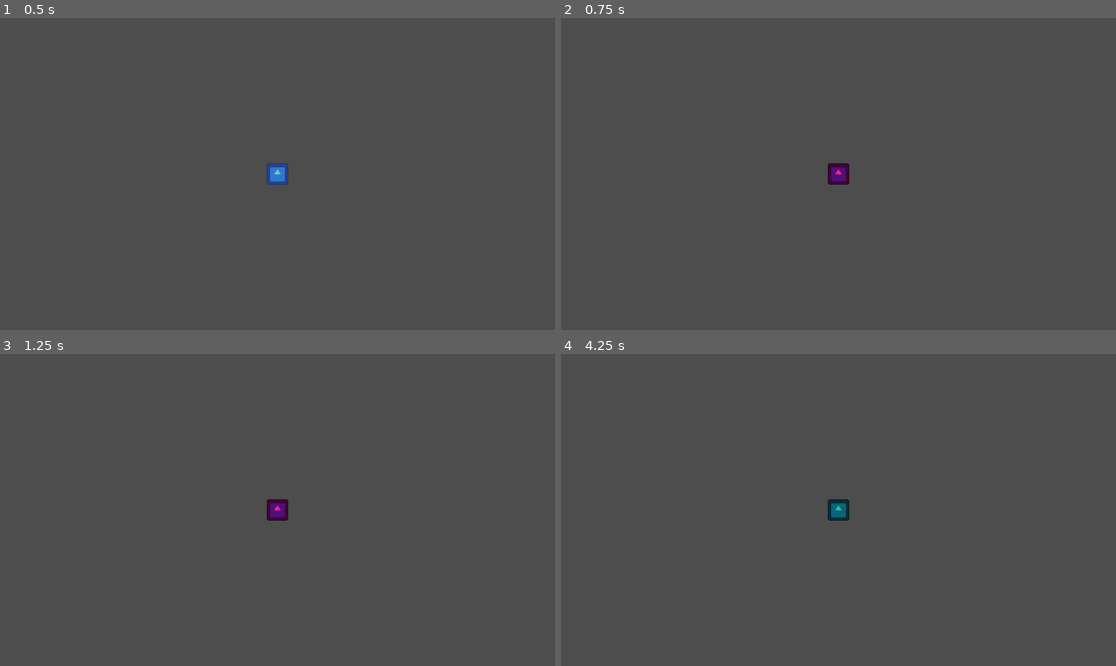
Above: before the commit, frames 1-4 (two rows, left to right).
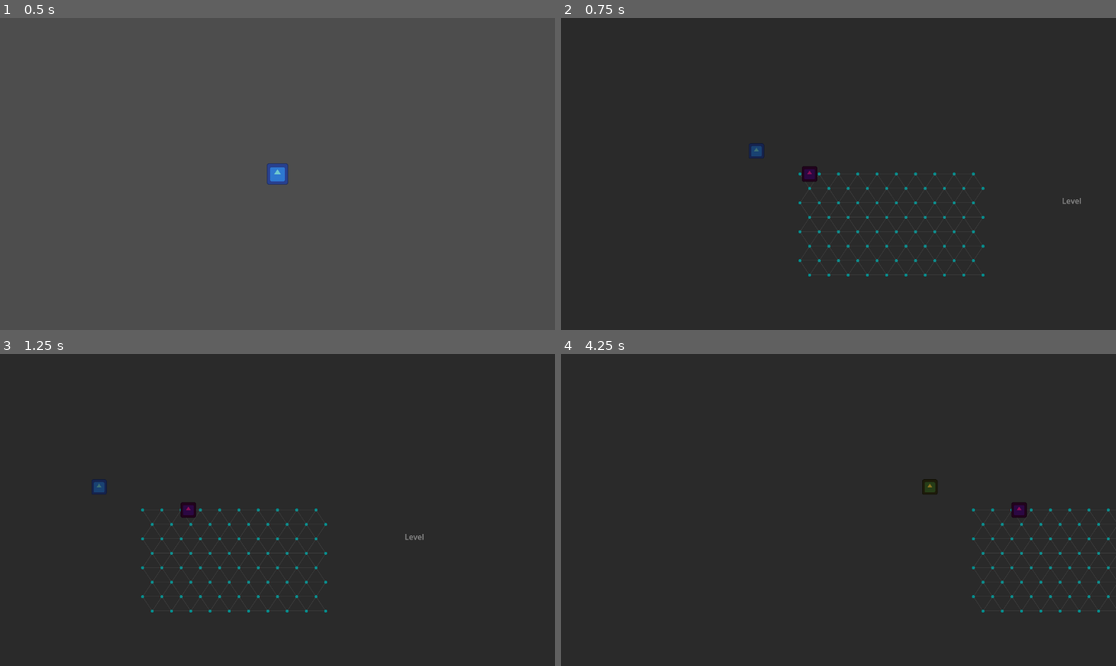
Above: after the commit, the same moments.

Repository: pieeks/NewGameRepo
Game: Godot game, scene res://scene/test_world.tscn
Two runs of this game, one before a commit and one after it. Both use one fixed random seed, a clock stepped at 60 frames per second and the inputs below. This scene is started directly instead of the project's main scene. The engine's default icon, where the game draws it, is replaced by a stand-in: a white triangle on a blue panel in a dark square.
Inputs (mouse positions are in pixels of both pictures, inside the frame that each line leads up to):
- Up to frame 1 (0.5 s): no input
- Up to frame 2 (0.75 s): tap Enter at 0.5 s; move the mouse to (960, 158) at 0.52 s; hold D (move_right) from 0.53 s (still down); hold F (action_button, bound only after the commit) from 0.53 s (still down); click (960, 158) at 0.6 s
- Up to frame 3 (1.25 s): keep holding D (move_right); keep holding F (action_button, bound only after the commit)
- Up to frame 4 (4.25 s): move the mouse to (727, 525) at 1.27 s; release D (move_right) at 1.28 s; release F (action_button, bound only after the commit) at 1.28 s; hold S (move_down) 1.28-2.03 s; tap F (action_button, bound only after the commit) at 1.35, 2.85 s; click (727, 525) at 1.55 s; tap Space at 2 s; move the mouse to (894, 441) at 2.02 s; hold D (move_right) 2.03-2.78 s; hold F (action_button, bound only after the commit) 2.03-2.78 s; click (894, 441) at 2.1 s; move the mouse to (810, 572) at 2.77 s; hold W (move_up) 2.78-3.53 s; click (810, 572) at 3.05 s; tap Enter at 3.5 s; move the mouse to (1005, 556) at 3.52 s; hold A (move_left) from 3.53 s (still down); hold F (action_button, bound only after the commit) from 3.53 s (still down); click (1005, 556) at 3.6 s

Frame 1 is identical in both runs. In frame 2, 99% of the frame differs, in the area x 0-100%, y 0-100%; in frame 3, 99%; in frame 4, 99%.

Commit message:
Add Fight scene to world scene

Diff:
--- a/project.godot
+++ b/project.godot
@@ -53,6 +53,11 @@
 "events": [Object(InputEventMouseButton,"resource_local_to_scene":false,"resource_name":"","device":-1,"window_id":0,"a …(253 unchanged characters)…
 ]
 }
+action_button={
+"deadzone": 0.2,
+"events": [Object(InputEventKey,"resource_local_to_scene":false,"resource_name":"","device":-1,"window_id":0,"alt_pressed":false,"shift_pressed":false,"ctrl_pressed":false,"meta_pressed":false,"pressed":false,"keycode":0,"physical_keycode":70,"key_label":0,"unicode":102,"location":0,"echo":false,"script":null)
+]
+}
 
 [physics]
 
--- a/scene/fight/test_figth.tscn
+++ b/scene/fight/test_figth.tscn
@@ -6,8 +6,18 @@
 
 [node name="TestFigth" type="Node2D" unique_id=1842162479]
 script = ExtResource("1_grjjh")
+battle_character_scene = ExtResource("3_m217x")
+
+[node name="FightOverlay" type="CanvasLayer" parent="." unique_id=857466965]
+
+[node name="ColorRect" type="ColorRect" parent="FightOverlay" unique_id=642623319]
+anchors_preset = 15
+anchor_right = 1.0
+anchor_bottom = 1.0
+grow_horizontal = 2
+grow_vertical = 2
+color = Color(0, 0, 0, 0.45)
 
 [node name="GridManager" parent="." unique_id=2075479075 instance=ExtResource("2_m88po")]
 
-[node name="1" parent="." unique_id=2123511907 instance=ExtResource("3_m217x")]
-movement_type = 2
+[node name="FightCamera" type="Camera2D" parent="." unique_id=231793123]
--- a/scene/test_world.tscn
+++ b/scene/test_world.tscn
@@ -1,12 +1,14 @@
 [gd_scene format=3 uid="uid://b2m03o7jo2axq"]
 
-[ext_resource type="Script" uid="uid://b1vmqo80vik12" path="res://scripts/test_world.gd" id="1_wysc5"]
-[ext_resource type="PackedScene" uid="uid://dpv175xcbqgya" path="res://scene/lobby.tscn" id="2_muc3x"]
-[ext_resource type="PackedScene" uid="uid://bpv5w7cpt1i77" path="res://scene/character.tscn" id="2_tj50u"]
+[ext_resource type="Script" uid="uid://b1vmqo80vik12" path="res://scripts/test_world.gd" id="1_thbi8"]
+[ext_resource type="PackedScene" uid="uid://bpv5w7cpt1i77" path="res://scene/character.tscn" id="2_errqf"]
+[ext_resource type="PackedScene" uid="uid://dpv175xcbqgya" path="res://scene/lobby.tscn" id="3_7hwpa"]
+[ext_resource type="PackedScene" uid="uid://f3ufcdsu1xr2" path="res://scene/fight/test_figth.tscn" id="3_errqf"]
 
 [node name="TestWorld" type="Node2D" unique_id=1911214217]
-script = ExtResource("1_wysc5")
-player_scene = ExtResource("2_tj50u")
+script = ExtResource("1_thbi8")
+player_scene = ExtResource("2_errqf")
+fight_scene = ExtResource("3_errqf")
 
 [node name="PlayerContainer" type="Node2D" parent="." unique_id=564631683]
 
@@ -35,3 +37,5 @@
 offset_right = 585.0
 offset_bottom = 67.0
 text = "Level"
+
+[node name="FightLayer" type="Node2D" parent="." unique_id=1391193252]
--- a/scripts/fights/grid_manager.gd
+++ b/scripts/fights/grid_manager.gd
@@ -78,8 +78,20 @@
 
 
 func get_action_path(start_world_pos: Vector2, target_world_pos: Vector2) -> PackedVector2Array:
-	var start_id = astar.get_closest_point(start_world_pos)
-	var target_id = astar.get_closest_point(target_world_pos)
+	# Weltkoordinaten in die lokalen Koordinaten dieses GridManagers umrechnen,
+	# damit das Grid auch dann korrekt funktioniert, wenn die Szene verschoben ist.
+	var local_start: Vector2 = to_local(start_world_pos)
+	var local_target: Vector2 = to_local(target_world_pos)
 
-	# Gibt ein Array von Vector2-Positionen (Mittelpunkten) zurück
-	return astar.get_point_path(start_id, target_id)
+	var start_id = astar.get_closest_point(local_start)
+	var target_id = astar.get_closest_point(local_target)
+
+	# Pfadpunkte in lokale Grid-Koordinaten holen
+	var local_path: PackedVector2Array = astar.get_point_path(start_id, target_id)
+
+	# Und dann wieder in Weltkoordinaten umrechnen, damit CharacterBody2D sie direkt nutzen kann
+	var world_path := PackedVector2Array()
+	for p in local_path:
+		world_path.append(to_global(p))
+
+	return world_path
--- a/scripts/fights/test_figth.gd
+++ b/scripts/fights/test_figth.gd
@@ -1 +1,88 @@
 extends Node2D
+
+@onready var grid_manager: Node2D = $GridManager
+@onready var fight_camera: Camera2D = $FightCamera
+
+@export var battle_character_scene: PackedScene
+
+@export var camera_move_speed: float = 400.0
+@export var camera_zoom_step: float = 0.1
+@export var camera_min_zoom: float = 0.5
+@export var camera_max_zoom: float = 2.0
+
+
+func _ready() -> void:
+	# Fight-Kamera aktivieren
+	if fight_camera:
+		fight_camera.make_current()
+
+	# Testweise einen Battle-Character spawnen (später über Encounter-Daten)
+	_spawn_test_battle_character()
+
+
+func _spawn_test_battle_character() -> void:
+	if battle_character_scene == null:
+		push_error("FightManager: battle_character_scene ist nicht gesetzt.")
+		return
+
+	var character: CharacterBody2D = battle_character_scene.instantiate()
+
+	# Für den Prototypen: Authority und Name auf den lokalen Peer setzen,
+	# damit MovementController und States im Multiplayer-Kontext aktiv sind.
+	var my_id: int = multiplayer.get_unique_id()
+	character.name = str(my_id)
+	character.set_multiplayer_authority(my_id)
+
+	# Startposition grob in die Nähe des Grids legen
+	character.global_position = grid_manager.global_position
+
+	add_child(character)
+
+	# Charakter-Kamera im Fight deaktivieren, FightCamera bleibt zuständig
+	var char_cam: Camera2D = character.get_node_or_null("Camera2D")
+	if char_cam:
+		char_cam.enabled = false
+
+	# Sicherstellen, dass nach dem Spawn die Fight-Kamera aktiv bleibt
+	if fight_camera:
+		fight_camera.make_current()
+
+	_configure_battle_character(character)
+
+
+func _configure_battle_character(character: CharacterBody2D) -> void:
+	# Sicherstellen, dass der Character im Grid-Modus läuft
+	character.movement_type = MovementController.ControllerType.GRID
+
+	var controller: MovementController = character.get_node_or_null("MovementController")
+	if controller == null:
+		return
+
+	controller.current_type = MovementController.ControllerType.GRID
+
+	var grid_movement: Node = controller.get_node_or_null("GridMovement")
+	if grid_movement == null:
+		return
+
+	# Direkt den GridManager setzen (Pfad ist hier fix die lokale Instanz)
+	grid_movement.grid_manager = grid_manager
+
+
+func _process(delta: float) -> void:
+	if not fight_camera:
+		return
+
+	var move := Vector2.ZERO
+
+	if Input.is_action_pressed("move_left"):
+		move.x -= 1.0
+	if Input.is_action_pressed("move_right"):
+		move.x += 1.0
+	if Input.is_action_pressed("move_up"):
+		move.y -= 1.0
+	if Input.is_action_pressed("move_down"):
+		move.y += 1.0
+
+	if move != Vector2.ZERO:
+		move = move.normalized() * camera_move_speed * delta
+		fight_camera.position += move
--- a/scripts/movement/grid_movement.gd
+++ b/scripts/movement/grid_movement.gd
@@ -7,7 +7,14 @@
 var current_path: PackedVector2Array = []
 var target_point: Vector2 = Vector2.ZERO
 var is_moving: bool = false
-@onready var grid_manager: Node2D = get_node(grid_manager_path) as Node2D
+var grid_manager: Node2D
+
+
+func _ready() -> void:
+	if grid_manager_path != NodePath():
+		grid_manager = get_node(grid_manager_path) as Node2D
+	else:
+		grid_manager = null
 
 # Dies wird vom MovementController in jedem Frame aufgerufen, wenn current_type == GRID
 func process_movement(character: CharacterBody2D, delta: float) -> void:
--- a/scripts/movement/movement_controller.gd
+++ b/scripts/movement/movement_controller.gd
@@ -15,6 +15,15 @@
 	if not character.is_multiplayer_authority():
 		return
 
+	# Wenn wir uns in einer Welt befinden, die einen aktiven Fight markiert,
+	# soll der Open-World-Character nicht weiter bewegt werden.
+	var world := get_tree().current_scene
+	if world and current_type == ControllerType.PLAYER:
+		# In der TestWorld.gd gibt es is_fight_active; in anderen Szenen existieren keine Characters mit MovementController.
+		# Daher können wir hier direkt darauf zugreifen.
+		if "is_fight_active" in world and world.is_fight_active:
+			return
+
 	if current_type == ControllerType.PLAYER:
 		direct_movement.process_movement(character, delta)
 	elif current_type == ControllerType.PATH:
--- a/scripts/test_world.gd
+++ b/scripts/test_world.gd
@@ -1,9 +1,11 @@
 extends Node2D
 
 @export var player_scene: PackedScene
+@export var fight_scene: PackedScene
 
 @onready var player_container: Node2D = $PlayerContainer
 
+var is_fight_active: bool = false
 
 
 func _ready() -> void:
@@ -37,9 +39,46 @@
 		print("testWorld: Konnte keinen Charcter für ID: ", peer_id, " finden.")
 
 
+func start_test_fight() -> void:
+	if fight_scene == null:
+		print("testWorld: Fehler - fight_scene ist nicht gesetzt.")
+		return
+
+	if $FightLayer.get_child_count() > 0:
+		print("testWorld: Fight läuft bereits.")
+		return
+
+	var fight_instance: Node2D = fight_scene.instantiate()
+	$FightLayer.add_child(fight_instance)
+	is_fight_active = true
+	print("testWorld: Test-Fight wurde instanziert.")
+
+
+func end_test_fight() -> void:
+	if $FightLayer.get_child_count() == 0:
+		return
+	for child in $FightLayer.get_children():
+		child.queue_free()
+	is_fight_active = false
+	# Welt-Kamera des lokalen Spielers wieder aktivieren
+	var my_id: int = multiplayer.get_unique_id()
+	var my_char: Node = player_container.get_node_or_null(str(my_id))
+	if my_char:
+		var cam: Camera2D = my_char.get_node_or_null("Camera2D")
+		if cam:
+			cam.make_current()
+	print("testWorld: Fight beendet.")
+
+
 func _unhandled_key_input(event: InputEvent) -> void:
 	if event.is_action_pressed("Menu"):
 		if $UILayer/CenterContainer/Lobby.visible == true:
 			$UILayer/CenterContainer/Lobby.visible = false
 		else:
 			$UILayer/CenterContainer/Lobby.visible = true
+
+	if event.is_action_pressed("action_button"):
+		if is_fight_active:
+			end_test_fight()
+		else:
+			start_test_fight()
Not shown: 1 places in scene/test_world.tscn that only renumber resources
